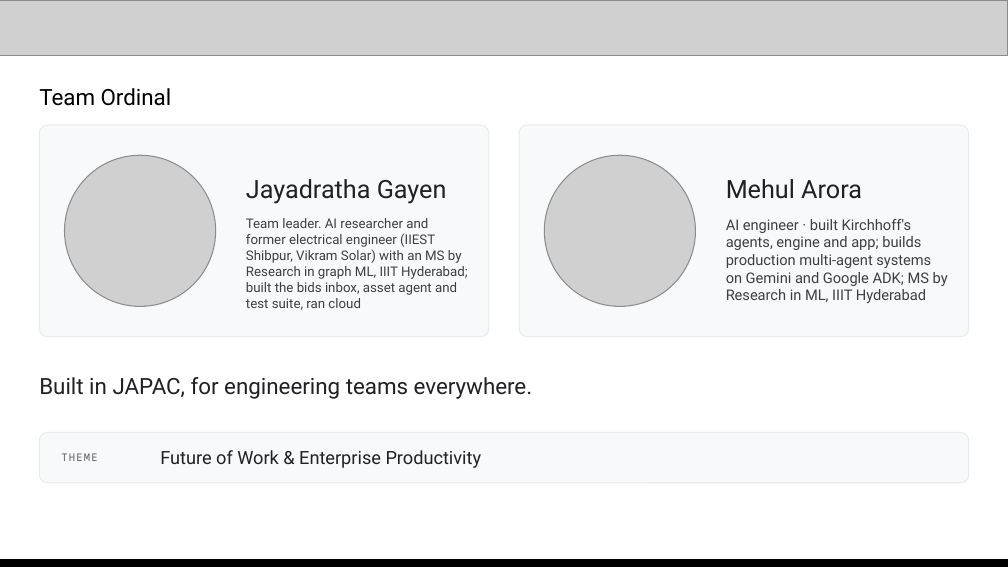
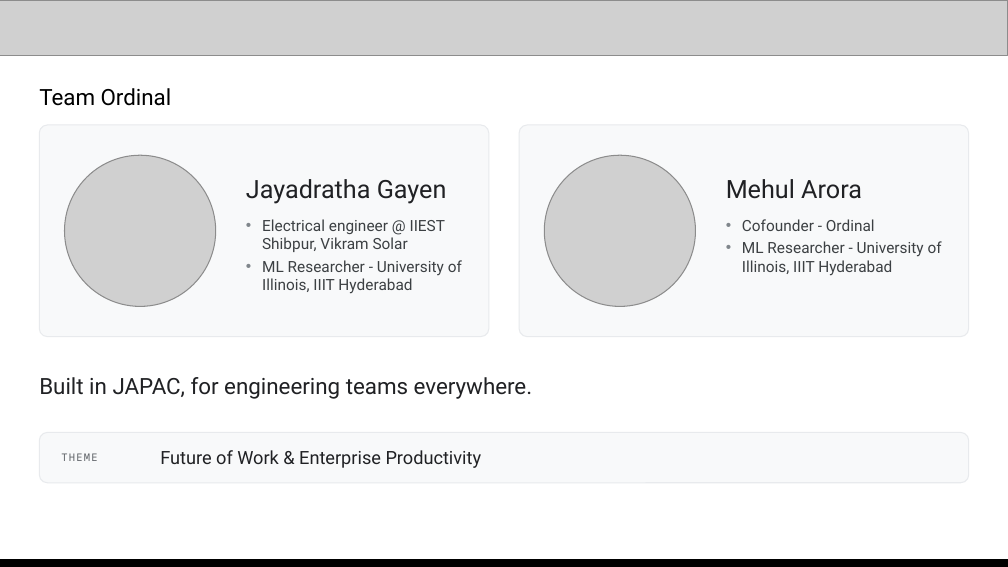
Before and after one commit to mehular0ra/kirchhoff, a slide deck: slide 14 of docs/submission/deck/Kirchhoff-AI-Builder-Cup.pptx. Drawn at 1008x567 pixels with LibreOffice and Linux fonts; fonts in the diff are those of the drawing; grey boxes stand for pictures. Boxes give left, top, right and bottom in pixels: in the first picture for what was removed or moved away, otherwise in the second. Text is boxed around its words. In the diff, an @@ line names an element or a change of style, - is before the commit and + after.

```diff
--- a/docs/submission/deck/Kirchhoff-AI-Builder-Cup.pptx
+++ b/docs/submission/deck/Kirchhoff-AI-Builder-Cup.pptx
@@ text at [262, 219, 462, 294]: text changed; size 9.5 to 11 pt @@
-Team leader. AI researcher and former electrical engineer (IIEST Shibpur, Vikram Solar) with an MS by Research in graph ML, IIIT Hyderabad; built the bids inbox, asset agent and test suite, ran cloud
+• Electrical engineer @ IIEST Shibpur, Vikram Solar
+• ML Researcher - University of Illinois, IIIT Hyderabad
@@ text at [742, 219, 942, 276]: text changed; size 10.5 to 11 pt @@
-AI engineer · built Kirchhoff's agents, engine and app; builds production multi-agent systems on Gemini and Google ADK; MS by Research in ML, IIIT Hyderabad
+• Cofounder - Ordinal
+• ML Researcher - University of Illinois, IIIT Hyderabad
```
Also in this commit, not shown: 1 other slide changed, 2 other files.
